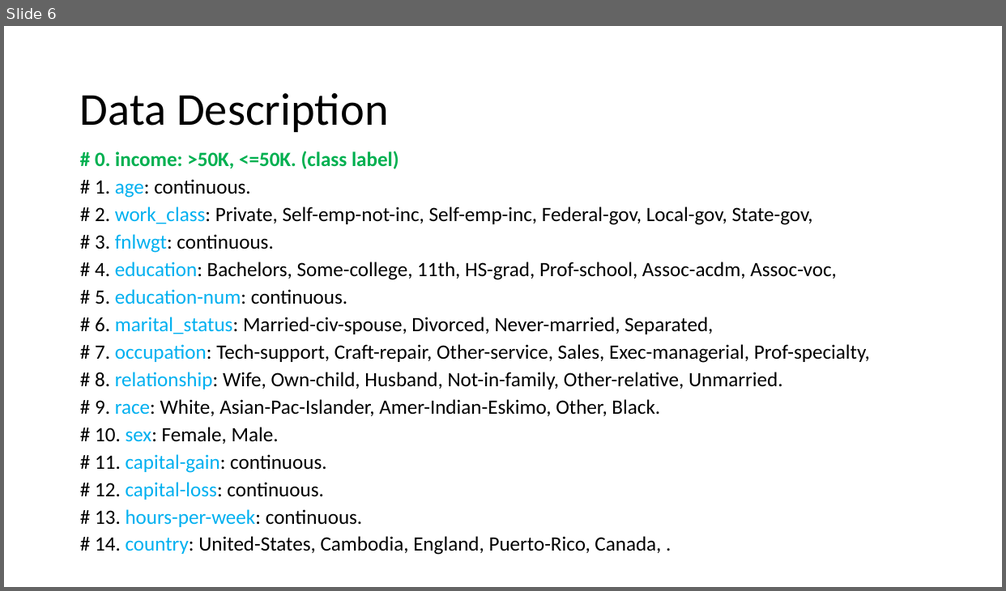
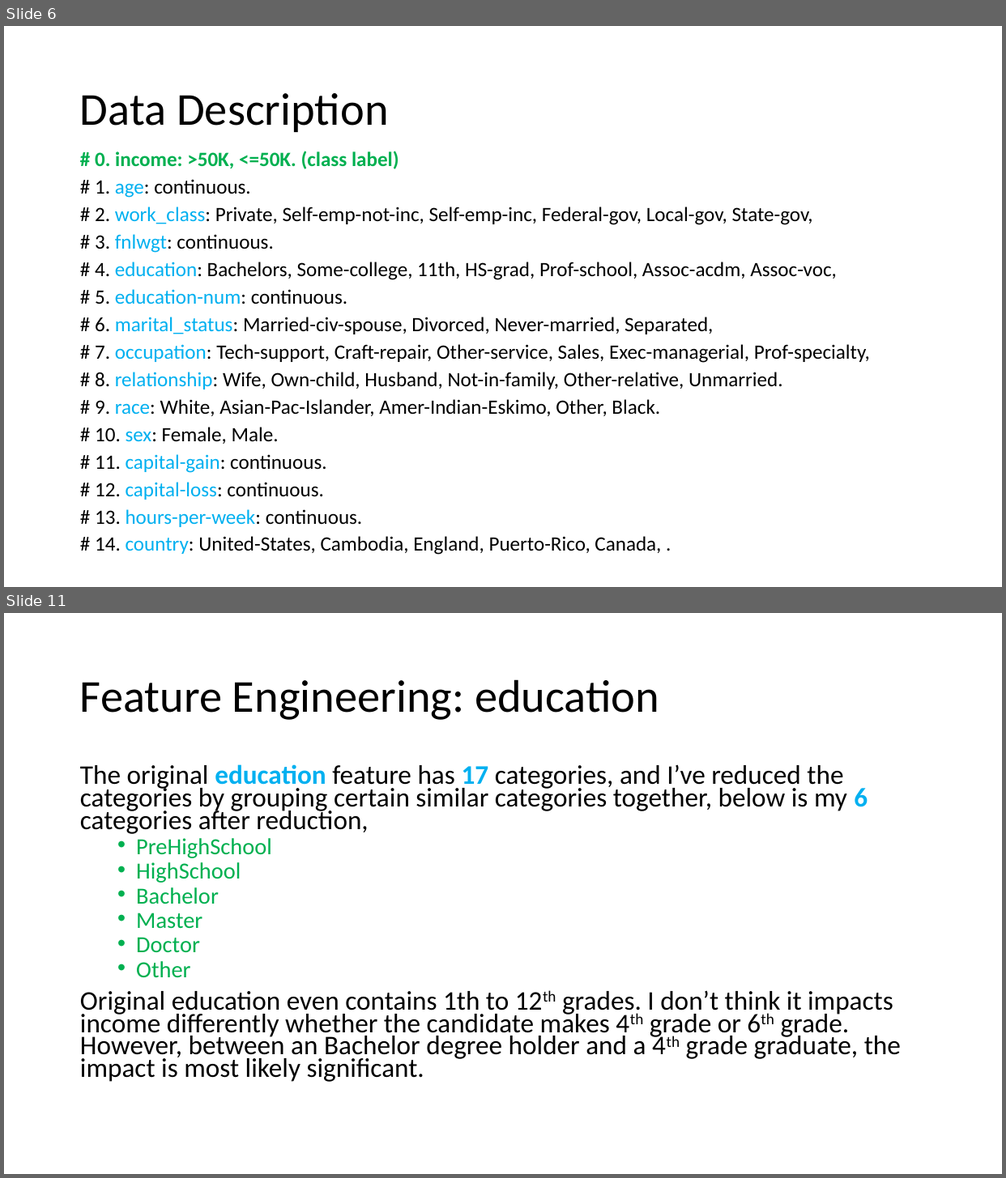
Before and after one commit to lifengzhi/msa_mh8101_or1_lp, a slide deck: mh8111_assignment/NaiveBayes.pptx. Shown one above the other, each under a label of ours: slide 6 before the commit, slides 6 and 11 after it; the slides between them are not shown. The pictures are 1006x591 and 1006x1178 pixels, drawn with LibreOffice and Linux fonts; fonts in the diff are those of the drawing. Boxes give left, top, right and bottom in pixels: in the first picture for what was removed or moved away, otherwise in the second. Text is boxed around its words. In the diff, an @@ line names an element or a change of style, - is before the commit and + after.

```diff
--- a/mh8111_assignment/NaiveBayes.pptx
+++ b/mh8111_assignment/NaiveBayes.pptx
@@ slide 11 added at [4,613,1002,1174], background #FFFFFF @@
@@ title added at [80,679,659,720], 44 pt, text #000000 @@
+Feature Engineering: education
@@ text added at [80,764,901,1082], 25.9 pt, text #000000 @@
+The original education feature has 17 categories, and I’ve reduced the categories by grouping certain similar categories together, below is my 6 categories after reduction,
+  • PreHighSchool
+  • HighSchool
+  • Bachelor
+  • Master
+  • Doctor
+  • Other
+Original education even contains 1th to 12th grades. I don’t think it impacts income differently whether the candidate makes 4th grade or 6th grade. However, between an Bachelor degree holder and a 4th grade graduate, the impact is most likely significant.
```
Also in this commit, not shown: 6 slides changed, 8 other slides added, 10 slides removed.
